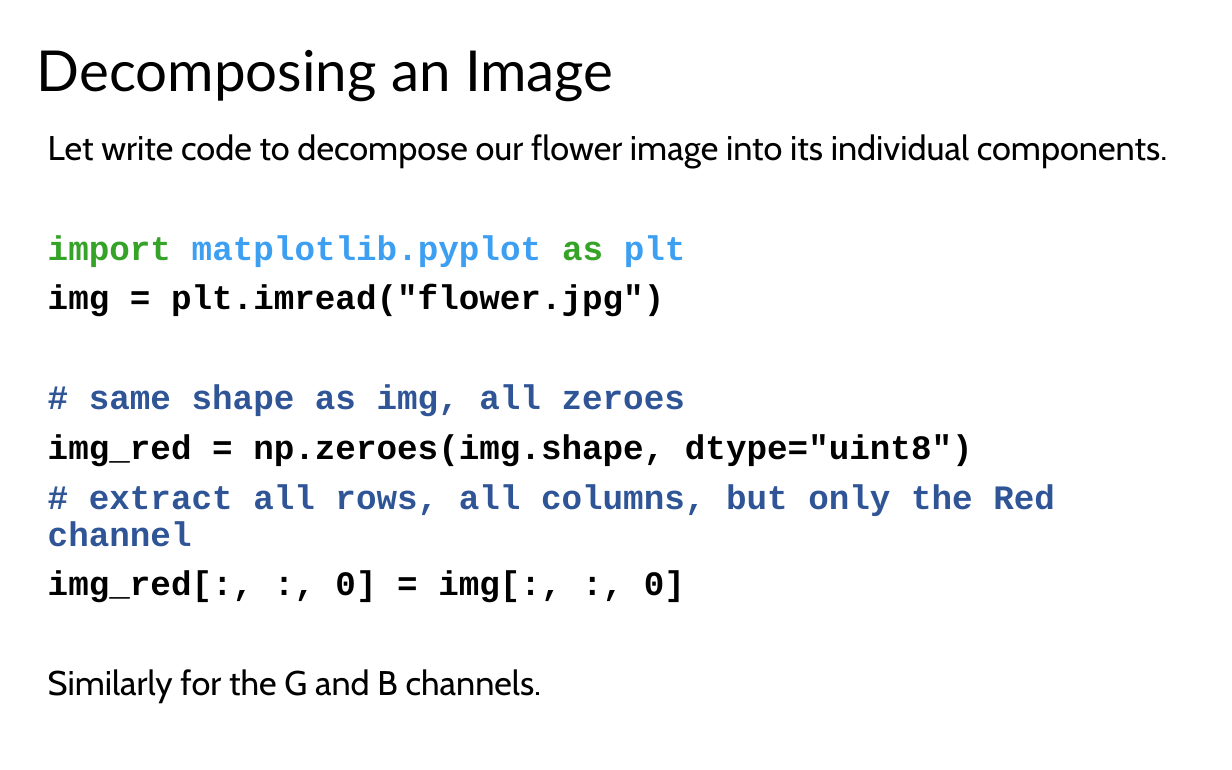
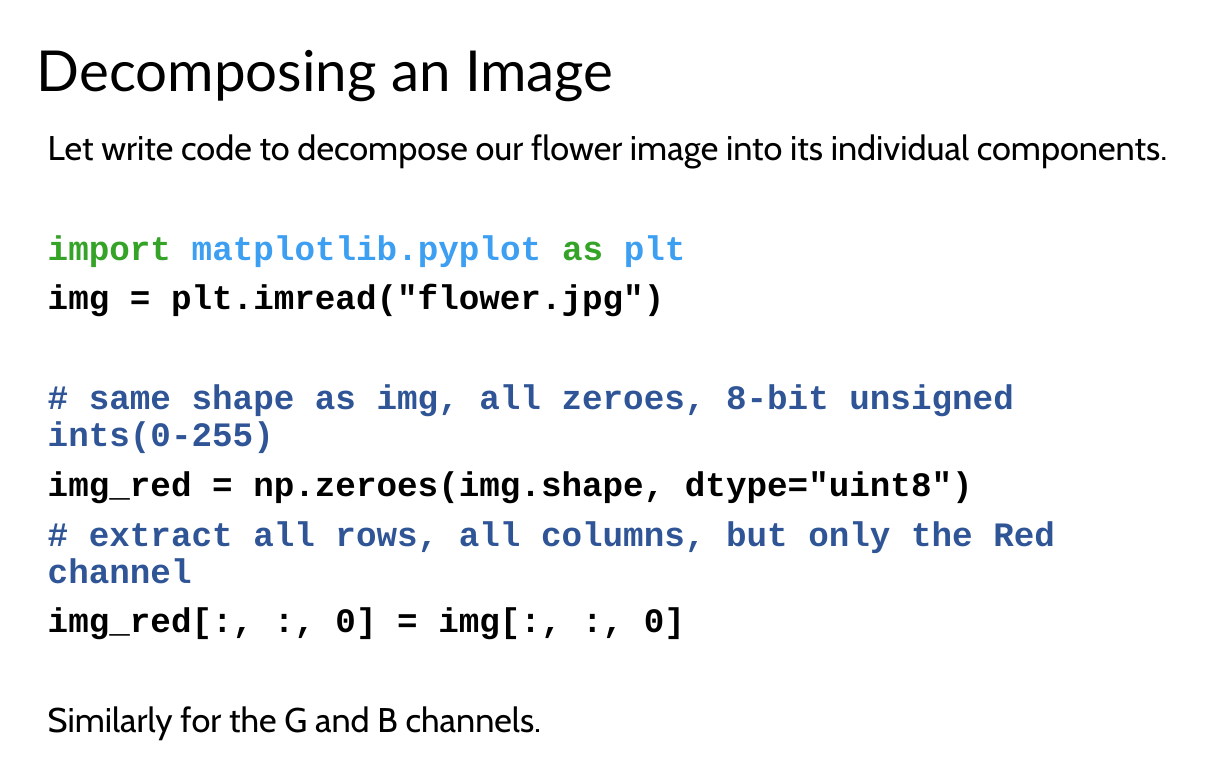
Before and after one commit to LongBaoNguyen/longbaonguyen.github.io, a slide deck: slide 25 of courses/apcsp/lect14.pptx. Drawn at 1232x770 pixels with LibreOffice and Linux fonts; fonts in the diff are those of the drawing. Boxes give left, top, right and bottom in pixels: in the first picture for what was removed or moved away, otherwise in the second. Text is boxed around its words. In the diff, an @@ line names an element or a change of style, - is before the commit and + after.

Commit message:
image

```diff
--- a/courses/apcsp/lect14.pptx
+++ b/courses/apcsp/lect14.pptx
@@ text at bbox=[48, 384, 1013, 453]: text changed @@
-# same shape as img, all zeroes
+# same shape as img, all zeroes, 8-bit unsigned ints(0-255)
```
Also in this commit, not shown: 1 other slide changed, 1 slide added, 9 other files.
